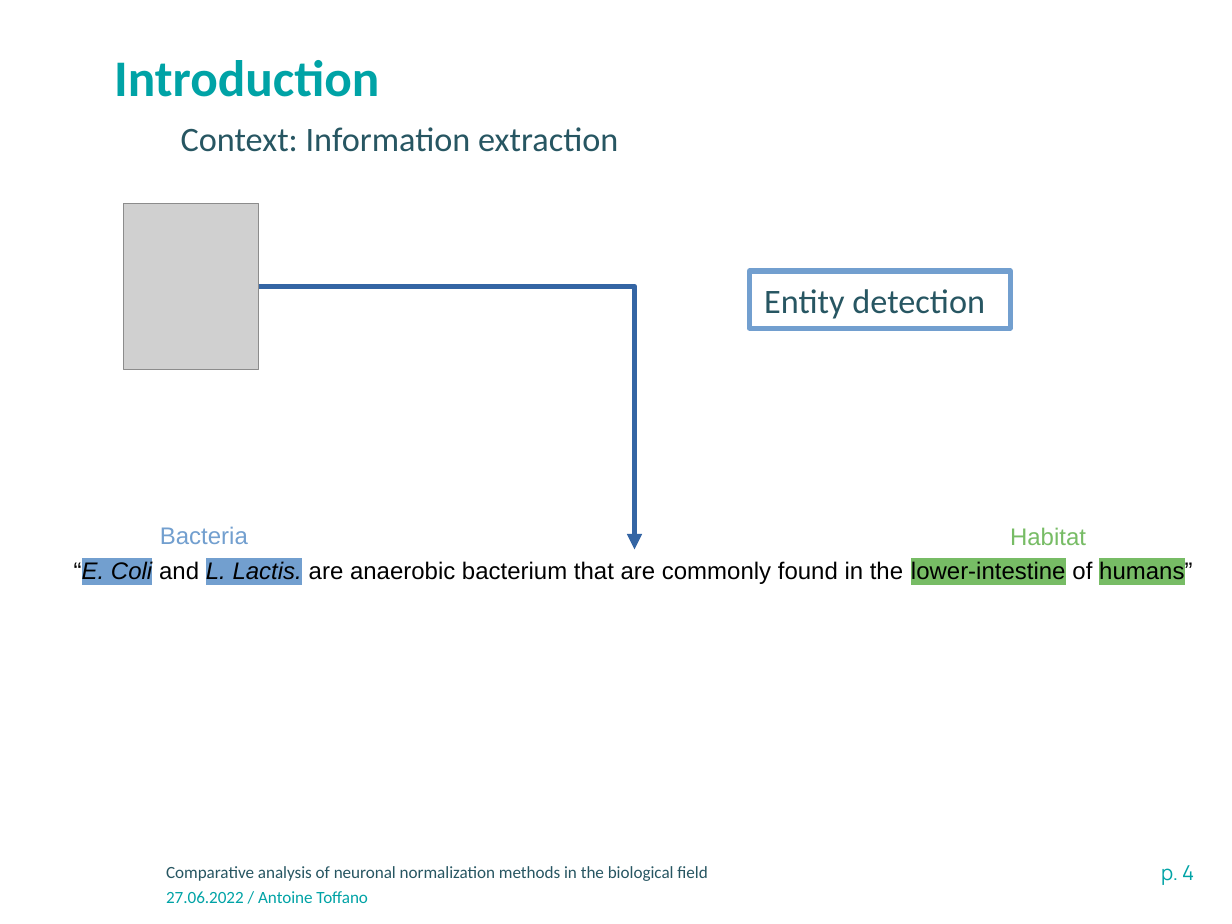
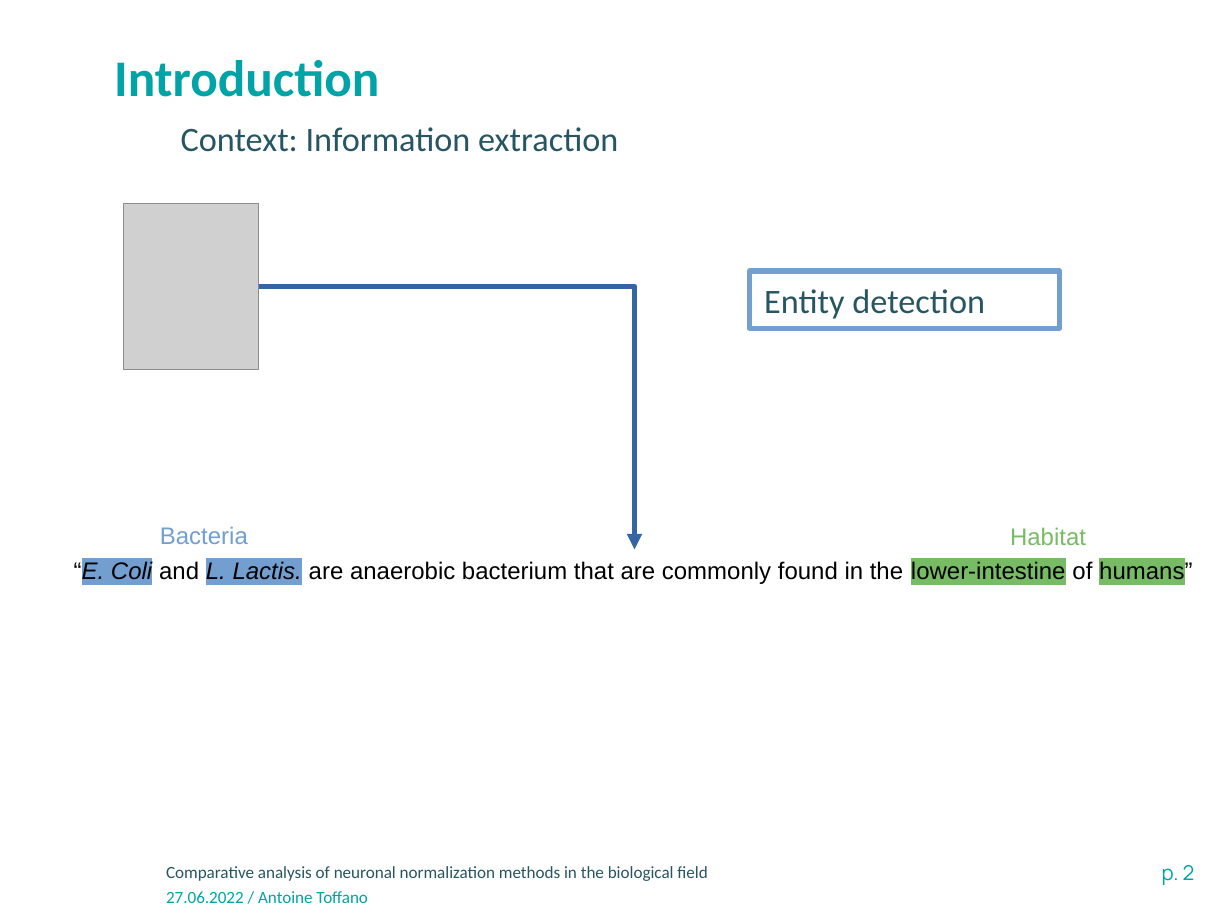
Before and after one commit to atoffano/entity-norm, a slide deck: slide 2 of Presentation-INRAE-format classique.odp (slide 4 before the commit). Drawn at 1232x924 pixels with LibreOffice and Linux fonts; fonts in the diff are those of the drawing; grey boxes stand for pictures; background and template pictures are left out. Boxes give left, top, right and bottom in pixels: in the first picture for what was removed or moved away, otherwise in the second. Text is boxed around its words. In the diff, an @@ line names an element or a change of style, - is before the commit and + after.

```diff
--- a/Presentation-INRAE-format classique.odp
+++ b/Presentation-INRAE-format classique.odp
@@ rectangle "Entity detection": place and size @@
-rectangle "Entity detection" at bbox=[749, 271, 1010, 328]
+rectangle "Entity detection" at bbox=[749, 271, 1060, 328]
@@ page number at bbox=[1162, 865, 1195, 885]: text changed @@
-p. 4
+p. 2
```
Also in this commit, not shown: 11 other slides changed, 4 slides added, 2 slides removed, 1 other file.
